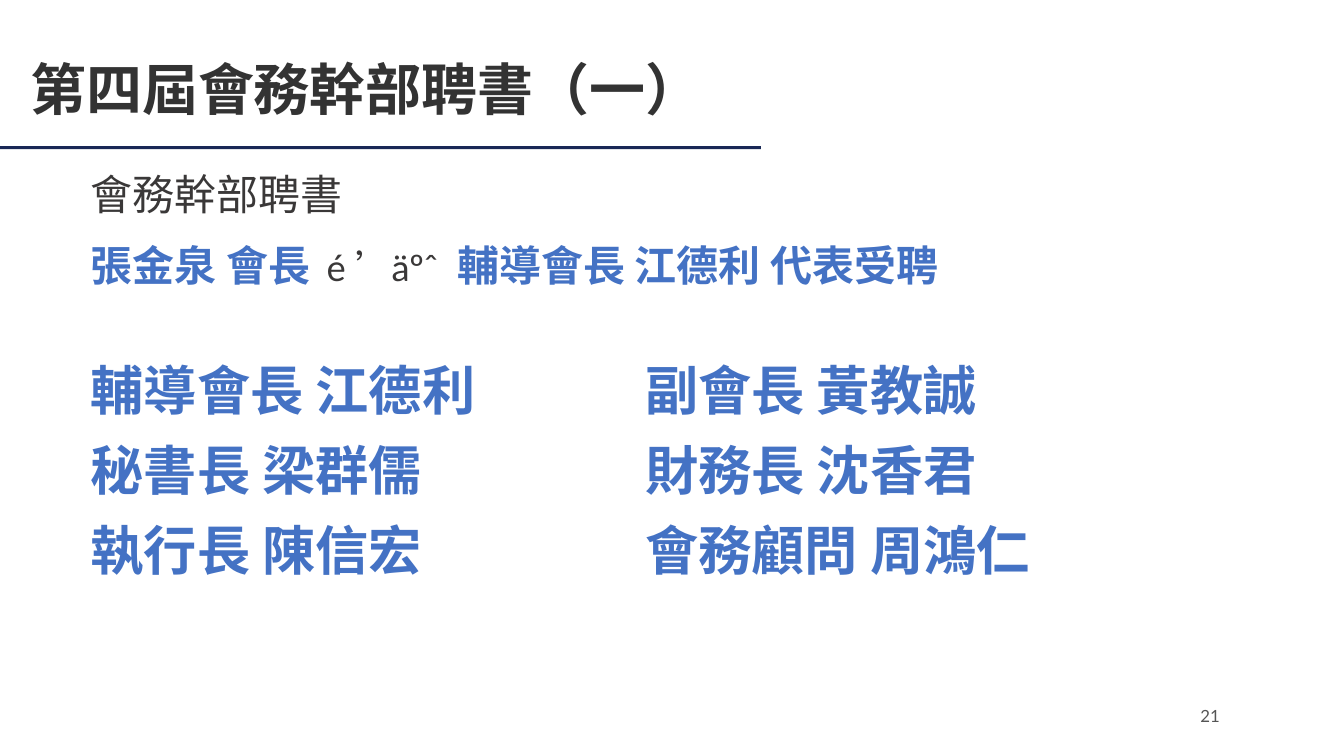
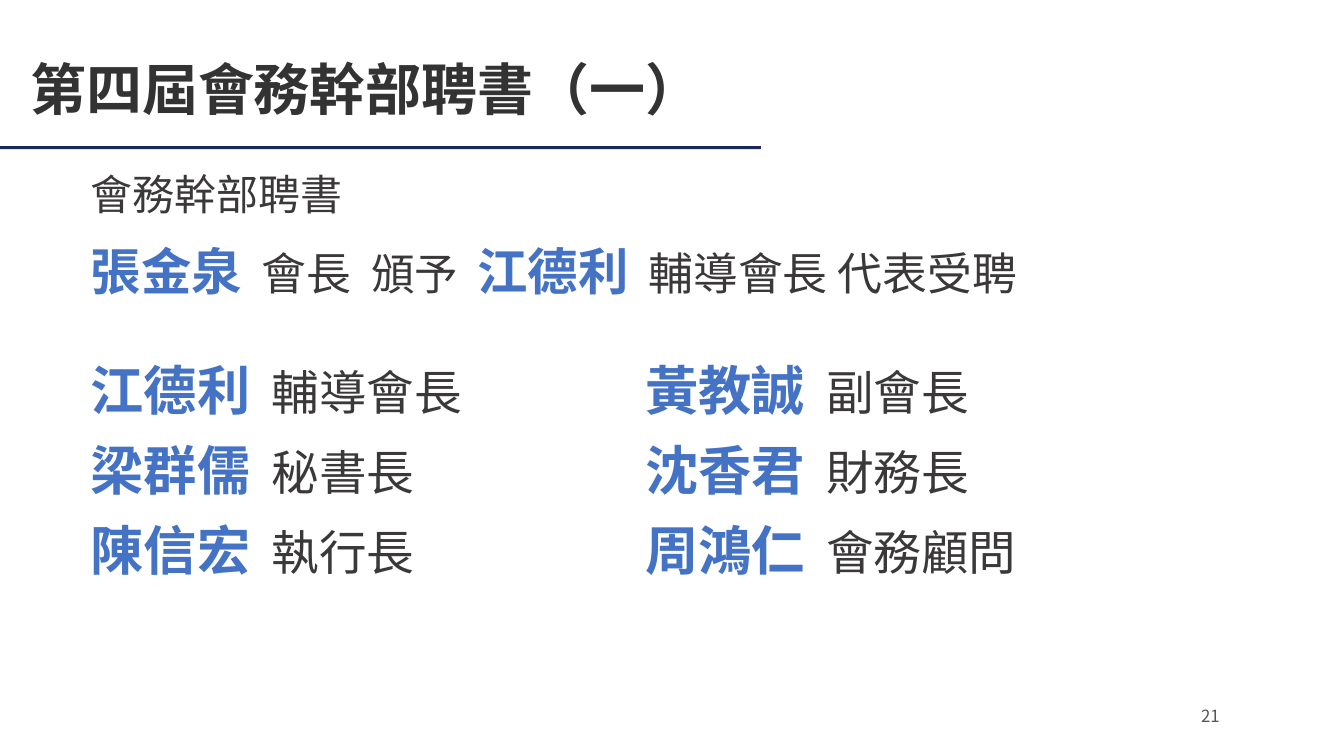
Before and after one commit to Ericliang680928/IAA, a slide deck: slide 21 of 20261204/agm/IAA會員大會簡報_20261204.pptx. Drawn at 1344x756 pixels with LibreOffice and Linux fonts; fonts in the diff are those of the drawing; background and template pictures are left out. Boxes give left, top, right and bottom in pixels: in the first picture for what was removed or moved away, otherwise in the second. Text is boxed around its words. In the diff, an @@ line names an element or a change of style, - is before the commit and + after.

```diff
--- a/20261204/agm/IAA會員大會簡報_20261204.pptx
+++ b/20261204/agm/IAA會員大會簡報_20261204.pptx
@@ text at (91,247,1017,295): text changed; size 30 to 32 pt; font Lato to Noto Sans CJK SC; text colour #4472C4 to #3A3838; bold off @@
-張金泉 會長 é ’äºˆ 輔導會長 江德利 代表受聘
+張金泉 會長 頒予 江德利 輔導會長 代表受聘
@@ text at (91,364,462,415): text changed; size 38 to 34 pt; font Lato to Noto Sans CJK SC; text colour #4472C4 to #3A3838; bold off @@
-輔導會長 江德利
+江德利 輔導會長
@@ text at (645,364,969,415): text changed; font Lato to Noto Sans CJK SC @@
-副會長 黃教誠
+黃教誠 副會長
@@ text at (91,445,415,495): text changed; font Lato to Noto Sans CJK SC @@
-秘書長 梁群儒
+梁群儒 秘書長
@@ text at (645,444,969,495): text changed; font Lato to Noto Sans CJK SC @@
-財務長 沈香君
+沈香君 財務長
@@ text at (91,524,415,575): text changed; font Lato to Noto Sans CJK SC @@
-執行長 陳信宏
+陳信宏 執行長
@@ text at (645,525,1016,575): text changed; size 38 to 34 pt; font Lato to Noto Sans CJK SC; text colour #4472C4 to #3A3838; bold off @@
-會務顧問 周鴻仁
+周鴻仁 會務顧問
@@ page number at (1201,709,1220,722): font Lato to Noto Sans CJK SC @@
```
Also in this commit, not shown: 36 other slides changed, 3 other files.
